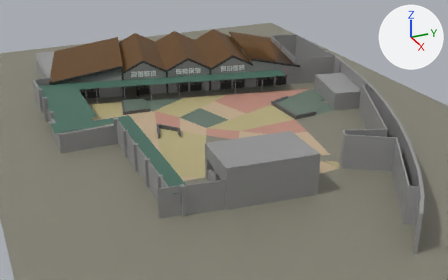
What one commit did to the FBX model VR_RufaCultureFest/Assets/Models/Progetto_Design/FBX_RUFA.fbx.
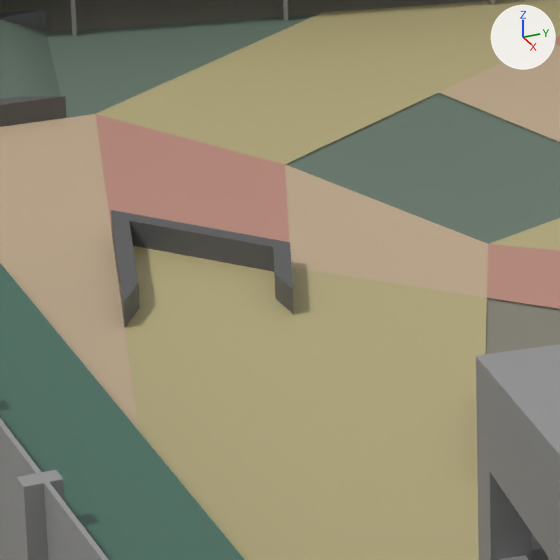
The first picture shows the older version from a 50 mm camera at (88.0, -39.0, 40.2) aimed at (5.7, -2.0, -1.0). The close-ups show the older and then the newer version on the part from 32% to 48% of the width and 34% to 61% of the height of that picture. Only the edits that show in the close-ups are written down. Lighting does not change. The marker at upper right points along +X, +Y and +Z. Where no turn or scale is listed for an object, it has been applied to the vertices. Vertices at exactly the same position are counted once.

Before the edit, the objects in view are built like this:
```python
me_mesh_007 = bpy.data.meshes.new('Mesh.007')
me_mesh_007.from_pydata(...)  # 55 vertices, 19 faces; spans x -14.1..25.5, y -21.5..21.4, z 1.1..1.2
# faces by material slot: [8, 4, 7]
me_mesh_007.materials.append(mat_m_floor_001)  # beige #c2ac8f
me_mesh_007.materials.append(mat_m_floor_003)  # beige #bc8d7e
me_mesh_007.materials.append(mat_m_floor_002)  # beige #b7ac7f
me_mesh_010 = bpy.data.meshes.new('Mesh.010')
me_mesh_010.from_pydata(...)  # 76 vertices, 66 faces; spans x -14.5..14.5, y -17.7..17.7, z -0.3..0.3
me_mesh_010.materials.append(mat_m_rockwall)  # dark grey #5d5d5d
me_mesh_015 = bpy.data.meshes.new('Mesh.015')
me_mesh_015.from_pydata(...)  # 1779 vertices, 1606 faces; spans x -41.3..41.3, y -27.5..27.5, z -3.2..3.2
# faces by material slot: [647, 59, 51, 846, 3]
me_mesh_015.materials.append(mat_m_wall)  # grey #969696
me_mesh_015.materials.append(mat_m_mostre)  # dark grey #323232
me_mesh_015.materials.append(mat_m_tetto)  # brown #5e3c00
me_mesh_015.materials.append(mat_m_windows)  # dark grey #3a3a3a
me_mesh_015.materials.append(mat_m_view)  # white #ffffff
ob_msh_pavimento1 = bpy.data.objects.new('MSH_Pavimento1', me_mesh_007)
ob_msh_pavimento1.location = (0.0, 0.0, 0.03)
ob_oggetto_56_003 = bpy.data.objects.new('Oggetto_56.003', me_mesh_010)
ob_oggetto_56_003.location = (2.19, 2.7, 1.38)
ob_polysurface15 = bpy.data.objects.new('polySurface15', me_mesh_015)
ob_polysurface15.location = (4.01, 0.26, 4.26)
# also in view: 'MSH_Floor' at (0.0, 0.0, 0.6); 'MSH_Tettoia' at (4.7, -5.9, 4.1); 'GRP_Grass_MSH_Grass' at (4.2, 2.9, 1.3)
```
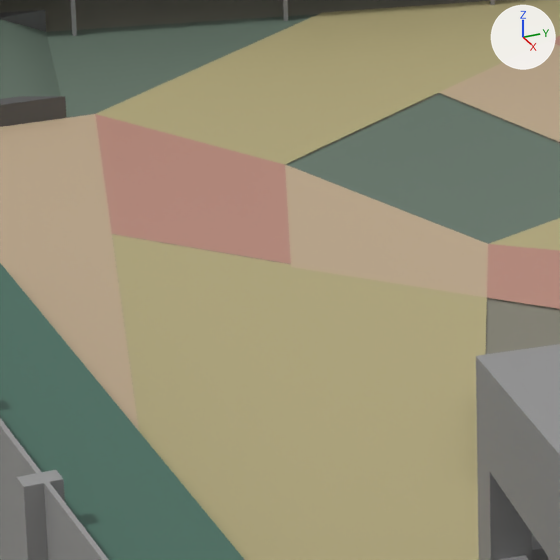
Where the newer file only moved an object's origin or applied its transform, the numbers keep the older frame.

Pixel boxes [x1, y1, x2, y2] of what changed, in the close-ups (560 x 560 px):
'Oggetto_56.003', reshaped: before [0, 10, 294, 327]; after [0, 10, 66, 127]
part 1 of me_mesh_010, deleted: before [111, 210, 294, 327]

What the commit changed:
me_mesh_010 is used by ob_oggetto_56_003; location (2.19, 2.7, 1.38).
me_mesh_010 had 76 vertices, 66 faces and spanned x -14.5..14.5, y -17.7..17.7, z -0.3..0.3.
me_mesh_010 now has 60 vertices, 52 faces and spans x -14.5..14.5, y -17.7..17.7, z -0.3..0.3.
me_mesh_010 part 1: the loose piece of 16 vertices spanning x -1.3..4.1, y -15.5..-11.4, z -0.3..0.3 is deleted.
